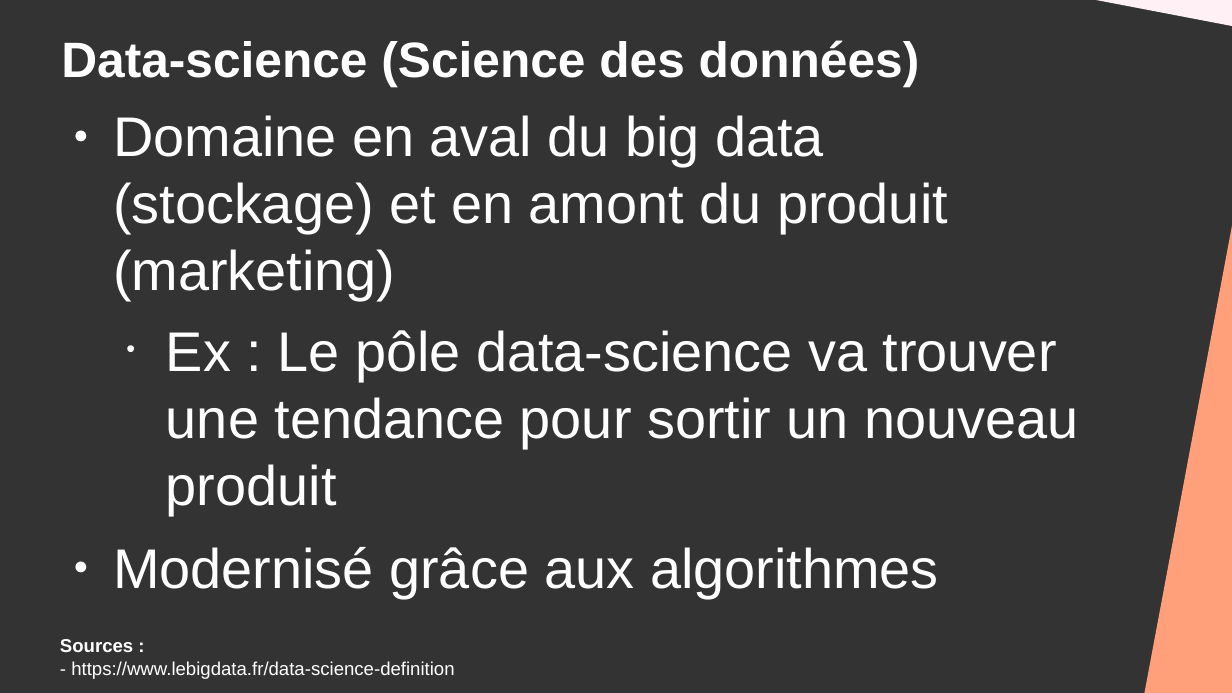
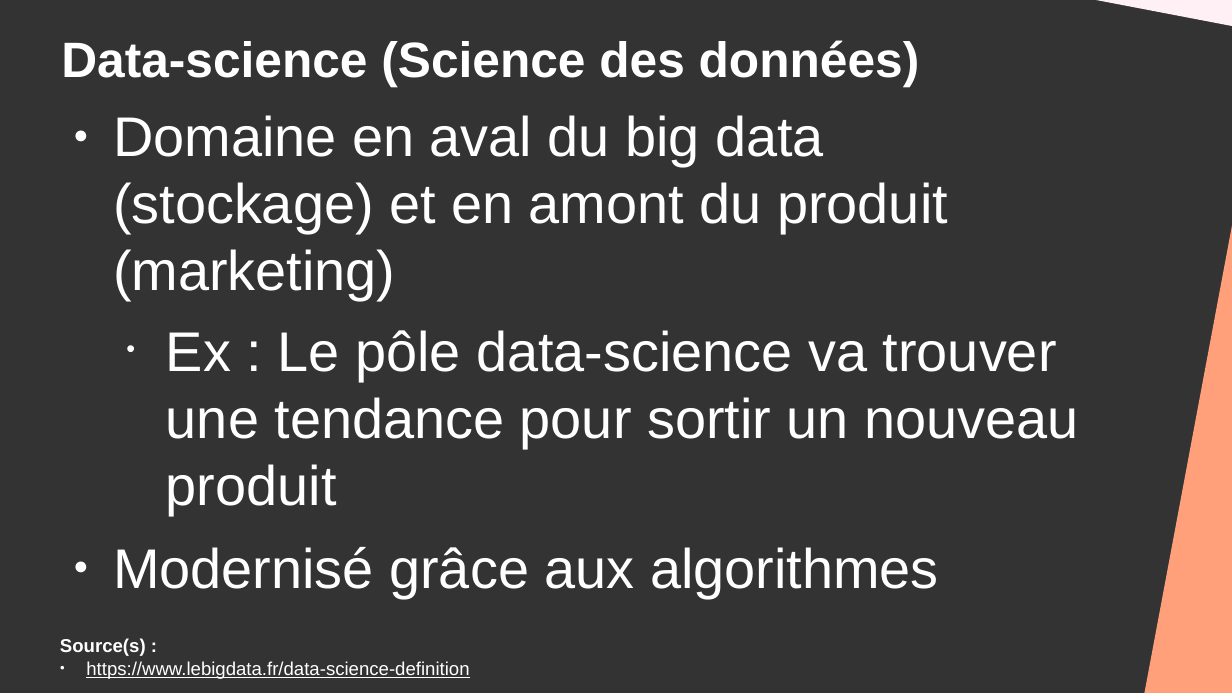
Before and after one commit to DanYellow/cours, a slide deck: slide 3 of big-data-s4/travaux-pratiques/numero-3/presentation.odp. Drawn at 1232x693 pixels with LibreOffice and Linux fonts; fonts in the diff are those of the drawing. Boxes give left, top, right and bottom in pixels: in the first picture for what was removed or moved away, otherwise in the second. Text is boxed around its words. In the diff, an @@ line names an element or a change of style, - is before the commit and + after.

```diff
--- a/big-data-s4/travaux-pratiques/numero-3/presentation.odp
+++ b/big-data-s4/travaux-pratiques/numero-3/presentation.odp
@@ text at [60,638,469,679]: text changed @@
-Sources :
-- https://www.lebigdata.fr/data-science-definition
+Source(s) :
+● https://www.lebigdata.fr/data-science-definition
```
Also in this commit, not shown: 4 other slides changed, 4 other files.
